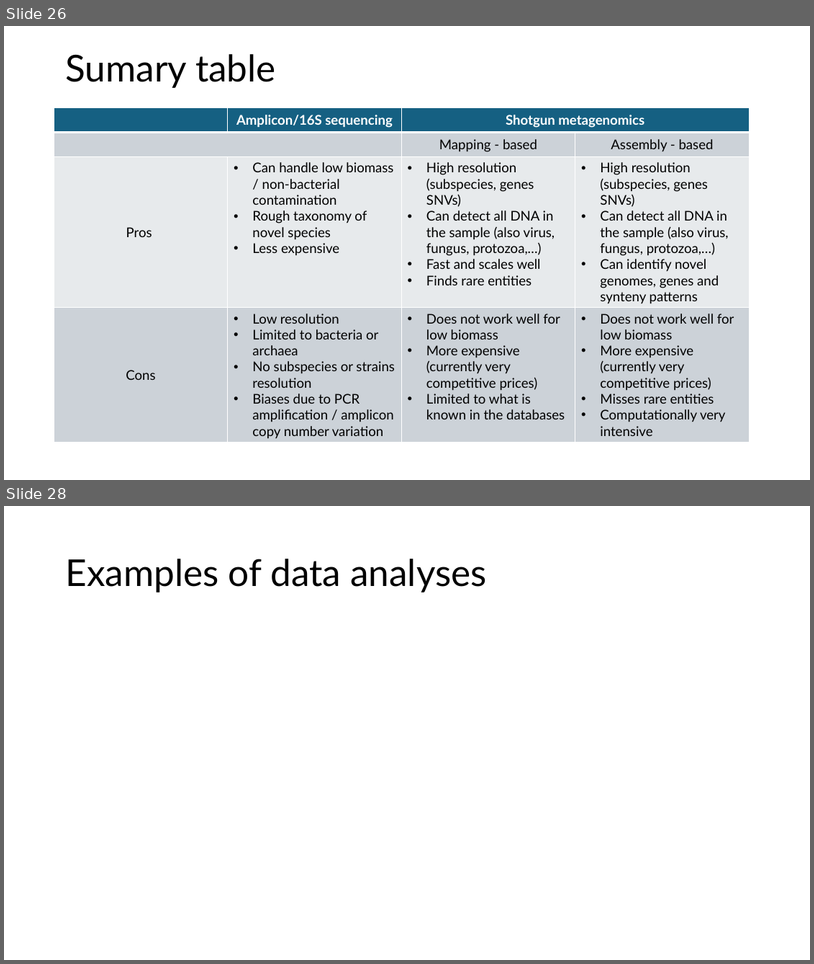
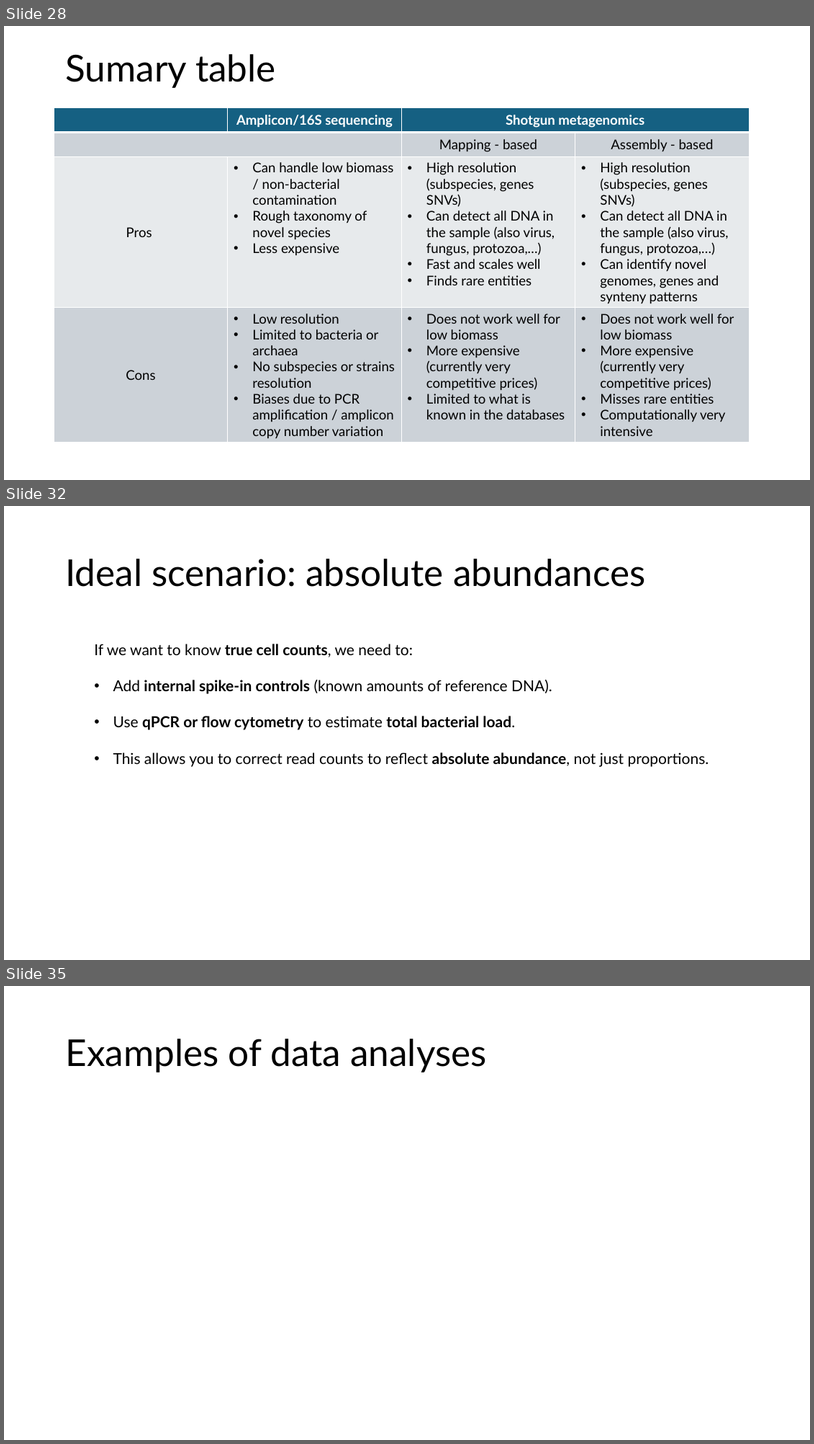
Before and after one commit to biosustain/dsp_metagenomics_training, a slide deck: course_contents/IntroMetagenomics.pptx. Shown one above the other, each under a label of ours: slides 26 and 28 before the commit, slides 28, 32 and 35 after it; the slides between them are not shown. The pictures are 814x964 and 814x1444 pixels, drawn with LibreOffice and Linux fonts; fonts in the diff are those of the drawing. Boxes give left, top, right and bottom in pixels: in the first picture for what was removed or moved away, otherwise in the second. Text is boxed around its words. In the diff, an @@ line names an element or a change of style, - is before the commit and + after.

```diff
--- a/course_contents/IntroMetagenomics.pptx
+++ b/course_contents/IntroMetagenomics.pptx
@@ slide 32 added at [4, 506, 810, 960], background #FFFFFF @@
@@ title added at [65, 559, 646, 587], 44 pt, text #000000 @@
+Ideal scenario: absolute abundances
@@ text added at [94, 644, 710, 767], 18 pt, text #000000 @@
+If we want to know true cell counts, we need to:
+• Add internal spike-in controls (known amounts of reference DNA).
+• Use qPCR or flow cytometry to estimate total bacterial load.
+• This allows you to correct read counts to reflect absolute abundance, not just proportions.
@@ what was slide 26 is now slide 28 @@
@@ what was slide 28 is now slide 35 @@
```
Also in this commit, not shown: 4 slides changed, 10 other slides added, 4 slides removed.
